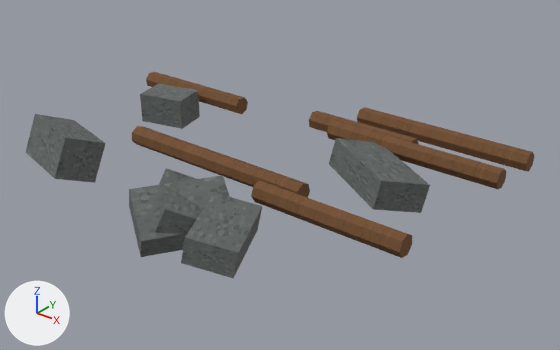
An edit to the OBJ model Assets/ProjectOEN/ProductionArt/Meshes/environment_set_dressing/en-015_cave_floor_debris_set__branches.obj, drawn before and after from the same camera.
Both versions are drawn from a 50 mm lens placed at (1.672, -1.851, 1.161), pointed at (0.183, 0.01, 0.007). The lights are fixed; the arrows at lower left show +X, +Y and +Z. The picture after the commit comes second. Where no turn or scale is listed for an object, it has been applied to the vertices. Vertices at exactly the same position are counted once.

The first picture shows 'en-015_cave_floor_debris_set__branches'.
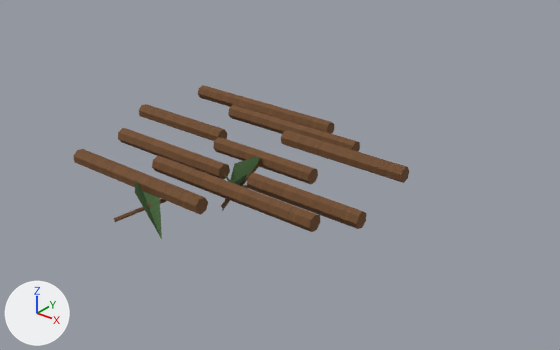
Diff of the bpy script that builds the scene:
```diff
--- a/Assets/ProjectOEN/ProductionArt/Meshes/environment_set_dressing/en-015_cave_floor_debris_set__branches.obj.py
+++ b/Assets/ProjectOEN/ProductionArt/Meshes/environment_set_dressing/en-015_cave_floor_debris_set__branches.obj.py
@@ me_en_015_cave_floor_debris_set__branches @@
-me_en_015_cave_floor_debris_set__branches.from_pydata(...)  # 144 vertices, 240 faces; spans x -0.73..0.86, y -0.64..0.52, z -0.03..0.15
+me_en_015_cave_floor_debris_set__branches.from_pydata(...)  # 192 vertices, 318 faces; spans x -0.54..0.61, y -0.53..0.39, z -0.06..0.08
+# me_en_015_cave_floor_debris_set__branches part 1: the loose piece of 16 vertices spanning x 0.08..0.5, y 0.31..0.38, z 0.05..0.11 is turned 80.8 degrees about the x axis through its middle and scaled by 0.985, then moved by (-0.17, -0.34, -0.03)
+# me_en_015_cave_floor_debris_set__branches part 2: a new loose piece, a 7-sided cylinder along x spanning x -0.42..0.08, y -0.183..-0.128, z 0.024..0.078, in mat_wood (picture img_wood_albedo_png)
+# me_en_015_cave_floor_debris_set__branches part 3: a new loose piece, a 7-sided cylinder along x spanning x -0.266..0.314, y 0.247..0.301, z 0.024..0.078, in mat_wood (picture img_wood_albedo_png)
+# me_en_015_cave_floor_debris_set__branches part 4: a new loose piece, a 7-sided cylinder along x spanning x -0.141..0.519, y -0.274..-0.22, z 0.024..0.078, in mat_wood (picture img_wood_albedo_png)
+# me_en_015_cave_floor_debris_set__branches part 5: a new loose piece, a 7-sided cylinder along x spanning x -0.545..-0.125, y 0.033..0.087, z 0.022..0.076, in mat_wood (picture img_wood_albedo_png)
+# me_en_015_cave_floor_debris_set__branches part 6: the loose piece of 16 vertices spanning x 0.19..0.84, y 0.27..0.34, z 0.05..0.11 is turned 28.6 degrees about the x axis through its middle and scaled by 0.766, then moved by (-0.21, -0.11, -0.03)
+# me_en_015_cave_floor_debris_set__branches part 7: a new loose piece, a 7-sided cylinder along x spanning x -0.391..0.189, y -0.402..-0.348, z 0.022..0.077, in mat_wood (picture img_wood_albedo_png)
+# me_en_015_cave_floor_debris_set__branches part 8: a new loose piece, a 7-sided cylinder along x spanning x -0.519..0.141, y 0.337..0.39, z 0.023..0.077, in mat_wood (picture img_wood_albedo_png)
+# me_en_015_cave_floor_debris_set__branches part 9: a new loose piece, a 7-sided cylinder along x spanning x 0.195..0.615, y -0.176..-0.123, z 0.023..0.077, in mat_wood (picture img_wood_albedo_png)
+# me_en_015_cave_floor_debris_set__branches part 10: 8 loose pieces with 96 vertices, spanning x -0.73..0.86, y -0.62..0.52, z -0.03..0.15, are deleted
+# me_en_015_cave_floor_debris_set__branches part 11
+# 16 vertices are removed from x 0.02..0.36, y -0.64..-0.28, z -0.02..0.14
+# 24 faces are deleted
+# 48 vertices are added at x -0.1..0.19, y -0.53..0.0, z -0.06..0.07
+# 6 new faces join them, mat_leaf (picture img_leaf_albedo_png)
+# 60 new faces join them, mat_wood (picture img_wood_albedo_png)
 me_en_015_cave_floor_debris_set__branches.materials.append(mat_wood)
-me_en_015_cave_floor_debris_set__branches.materials.append(mat_stone)  # picture img_stone_albedo_png
+me_en_015_cave_floor_debris_set__branches.materials.append(mat_leaf)  # picture img_leaf_albedo_png
```

Location of each change, (x1, y1, x2, y2) in pixels of the pictures (560 x 350 px; the box of a moved part takes in the faces that stretch with it):
'en-015_cave_floor_debris_set__branches', reshaped (34% narrower, 25% shorter)
    before: (26, 72, 534, 278)
    after: (73, 85, 409, 239)
part 1 of me_en_015_cave_floor_debris_set__branches, moved or reshaped
    before: (309, 111, 419, 144)
    after: (213, 137, 318, 184)
part 2 of me_en_015_cave_floor_debris_set__branches, added (brown)
    after: (118, 128, 230, 179)
part 3 of me_en_015_cave_floor_debris_set__branches, added (brown)
    after: (228, 105, 360, 152)
part 4 of me_en_015_cave_floor_debris_set__branches, added (brown)
    after: (152, 156, 320, 232)
part 5 of me_en_015_cave_floor_debris_set__branches, added (brown)
    after: (139, 104, 227, 141)
part 6 of me_en_015_cave_floor_debris_set__branches, moved or reshaped
    before: (327, 120, 506, 189)
    after: (281, 130, 409, 183)
part 7 of me_en_015_cave_floor_debris_set__branches, added (brown)
    after: (73, 149, 208, 214)
part 8 of me_en_015_cave_floor_debris_set__branches, added (brown)
    after: (198, 85, 334, 134)
part 9 of me_en_015_cave_floor_debris_set__branches, added (brown)
    after: (247, 172, 366, 229)
part 10 of me_en_015_cave_floor_debris_set__branches, deleted
    before: (26, 72, 534, 278)
part 11 of me_en_015_cave_floor_debris_set__branches, cut back
    before: (129, 168, 230, 257)
    after: (114, 156, 260, 239)
